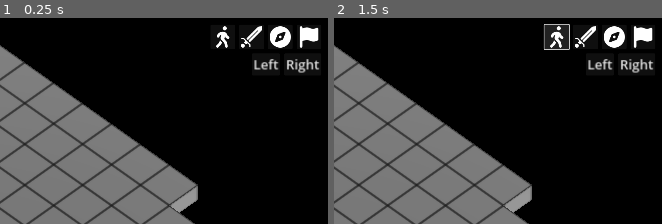
Above: before the commit, frames 1-2 (left to right).
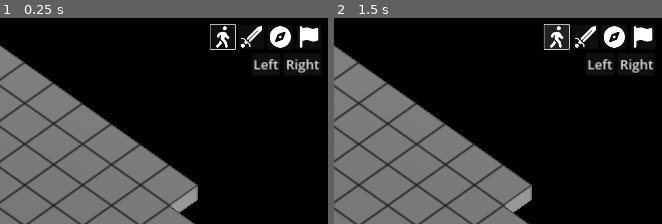
Above: after the commit, the same moments.

Repository: telmotrooper/meagre-tactics
Game: Godot game, scene res://main.tscn
The game is run twice, just before and just after one commit, with the same random seed, the same clock (stepped at 60 frames per second) and the same inputs.
Inputs (mouse positions are % of the whole screen's width and height, from its top left):
- Up to frame 1 (0.25 s): no input
- Up to frame 2 (1.5 s): click (84, 5) at 0.52 s; click (84, 5) at 1.27 s
The pictures show only the part of the screen within x 50-100%, y 0-50%; the shares and areas given below are measured in that part.

The runs differ from the first frame. In frame 1, 0.1% of the frame differs, in the area x 64-72%, y 2-16%; in frame 2, nothing differs.

Commit message:
focus walk button

Diff:
--- a/main.tscn
+++ b/main.tscn
@@ -86,27 +86,28 @@
 [node name="VBoxContainer" type="VBoxContainer" parent="UI/MarginContainer"]
 layout_mode = 2
 
-[node name="HBoxContainer" type="HBoxContainer" parent="UI/MarginContainer/VBoxContainer"]
+[node name="TurnButtons" type="HBoxContainer" parent="UI/MarginContainer/VBoxContainer"]
+unique_name_in_owner = true
 layout_mode = 2
 size_flags_horizontal = 8
 size_flags_vertical = 0
 
-[node name="Button" type="Button" parent="UI/MarginContainer/VBoxContainer/HBoxContainer"]
+[node name="WalkButton" type="Button" parent="UI/MarginContainer/VBoxContainer/TurnButtons"]
 layout_mode = 2
 icon = ExtResource("6_noigk")
 icon_alignment = 1
 
-[node name="Button2" type="Button" parent="UI/MarginContainer/VBoxContainer/HBoxContainer"]
+[node name="AttackButton" type="Button" parent="UI/MarginContainer/VBoxContainer/TurnButtons"]
 layout_mode = 2
 icon = ExtResource("7_r4f44")
 icon_alignment = 1
 
-[node name="Button3" type="Button" parent="UI/MarginContainer/VBoxContainer/HBoxContainer"]
+[node name="DirectionButton" type="Button" parent="UI/MarginContainer/VBoxContainer/TurnButtons"]
 layout_mode = 2
 icon = ExtResource("8_8ni02")
 icon_alignment = 1
 
-[node name="Button4" type="Button" parent="UI/MarginContainer/VBoxContainer/HBoxContainer"]
+[node name="SurrenderButton" type="Button" parent="UI/MarginContainer/VBoxContainer/TurnButtons"]
 layout_mode = 2
 icon = ExtResource("9_cxhl0")
 icon_alignment = 1
--- a/ui.gd
+++ b/ui.gd
@@ -4,6 +4,7 @@
 
 func _ready() -> void:
 	%SelectedUnitOverview.text = ""
+	%TurnButtons.get_children()[0].grab_focus()
 	GameState.unit_hovered.connect(update_unit_overview)
 	GameState.not_hovering_any_unit.connect(fallback_overview)
 
